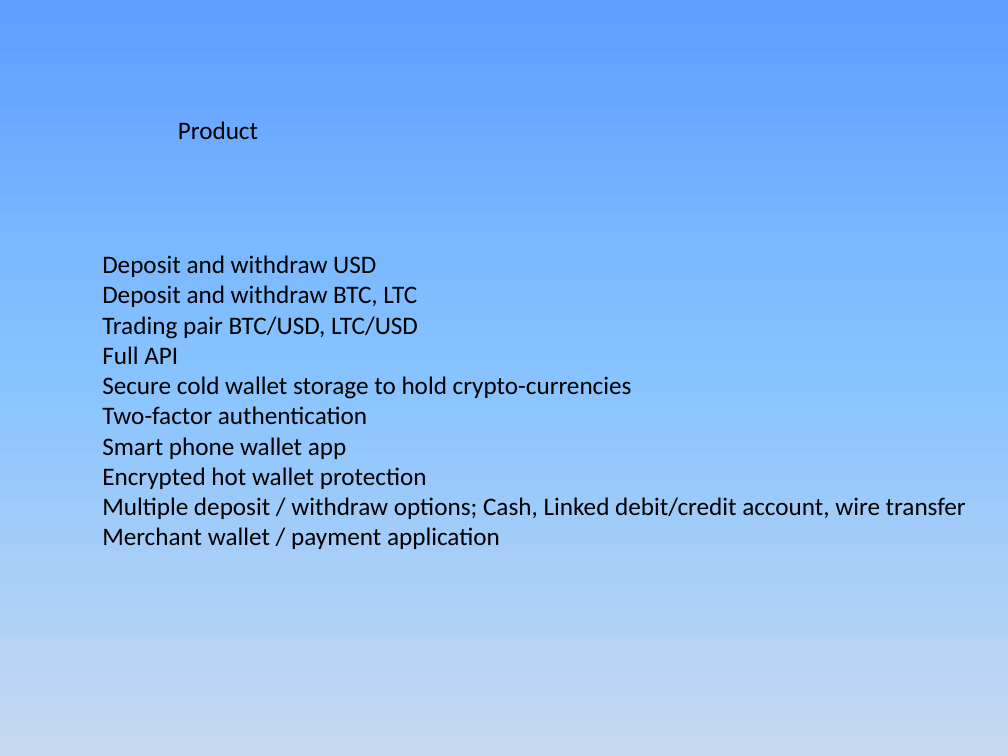
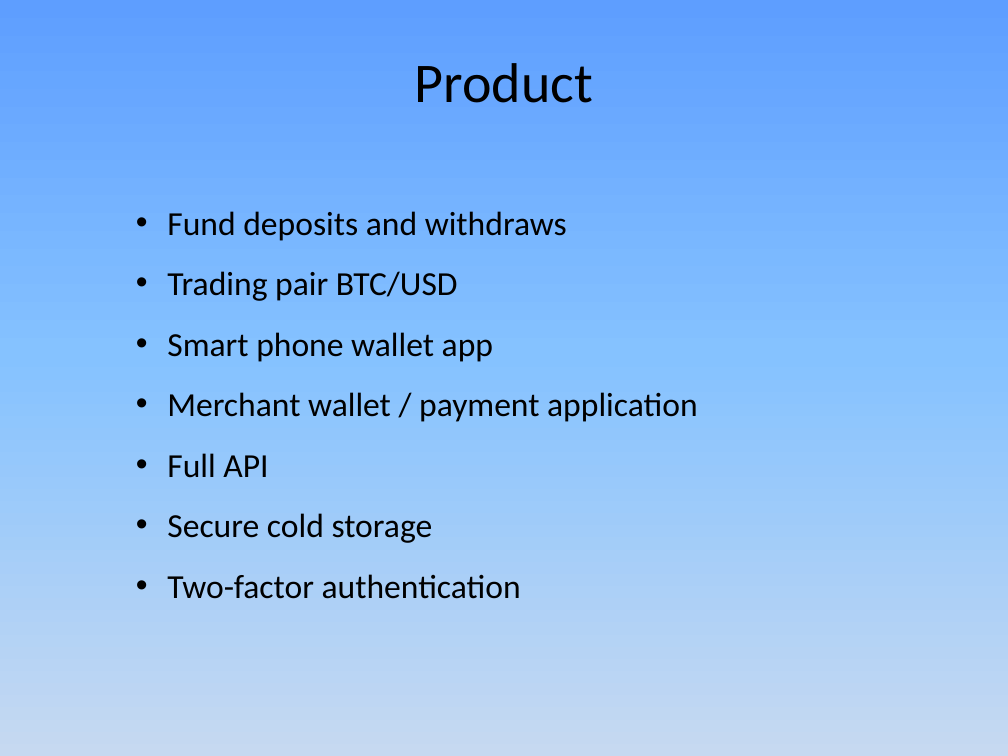
Before and after one commit to JamesLeB/Business, a slide deck: slide 8 of TODO/2-Monday/Presentation1.pptx. Drawn at 1008x756 pixels with LibreOffice and Linux fonts; fonts in the diff are those of the drawing. Boxes give left, top, right and bottom in pixels: in the first picture for what was removed or moved away, otherwise in the second. Text is boxed around its words. In the diff, an @@ line names an element or a change of style, - is before the commit and + after.

```diff
--- a/TODO/2-Monday/Presentation1.pptx
+++ b/TODO/2-Monday/Presentation1.pptx
@@ text "Product": place and size @@
-text "Product" at [178, 121, 258, 139]
+text "Product" at [415, 63, 593, 103]
@@ text "Product" at [415, 63, 593, 103]: size 18 to 40 pt; alignment left to centre @@
@@ text "Fund deposits and withdraws": place and size @@
-text "Fund deposits and withdraws" at [102, 255, 966, 549]
+text "Fund deposits and withdraws" at [167, 211, 698, 599]
@@ text at [167, 211, 698, 422]: text changed; size 18 to 24 pt @@
-Deposit and withdraw USD
-Deposit and withdraw BTC, LTC
-Trading pair BTC/USD, LTC/USD
+• Fund deposits and withdraws
+• Trading pair BTC/USD
+• Smart phone wallet app
+• Merchant wallet / payment application
@@ text at [102, 437, 966, 549]: paragraphs removed @@
-Smart phone wallet app
-Encrypted hot wallet protection
-Multiple deposit / withdraw options; Cash, Linked debit/credit account, wire transfer
-Merchant wallet / payment application
@@ text at [167, 453, 521, 599]: size 18 to 24 pt in "Full API", "Two-factor authentication"; bullet none to •; line spacing 1 to 1.5 @@
@@ text at [167, 513, 433, 543]: text changed; size 18 to 24 pt @@
-Secure cold wallet storage to hold crypto-currencies
+• Secure cold storage
```
Also in this commit, not shown: 13 other slides changed, 1 slide added, 1 slide removed, 2 other files.
